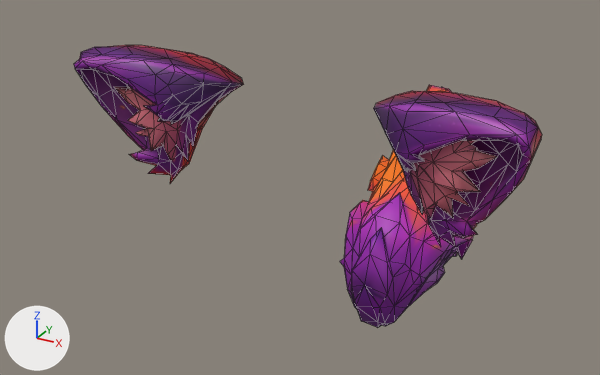
Two versions of the FBX model art/models/accessories/witch_cat/WitchCatWear.fbx, one commit apart.
Before and after are seen from a camera (50 mm lens) standing at (0.788, -1.419, 1.373) and looking at (-0.187, 0.355, 0.487). The axes (+X, +Y, +Z) are drawn at lower left. The lights are the same throughout. The older version comes first. Mesh edges are drawn as thin lines.

The first picture shows 'EarL', 'EarR', 'Tail'.
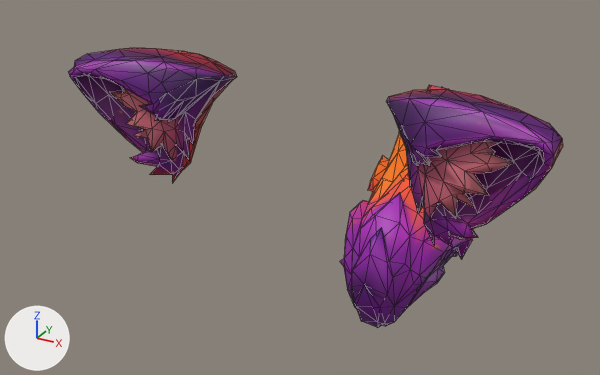
Patch to the scene script:
```diff
--- a/art/models/accessories/witch_cat/WitchCatWear.fbx.py
+++ b/art/models/accessories/witch_cat/WitchCatWear.fbx.py
@@ me_meshes_0__005 @@
 # used by ob_earl; location = (0.316, 0.005, 0.636)
-me_meshes_0__005.from_pydata(...)  # 185 vertices, 366 faces; spans x -0.158..0.19, y -0.122..0.085, z -0.026..0.294
+me_meshes_0__005.from_pydata(...)  # 185 vertices, 366 faces; spans x -0.129..0.227, y -0.083..0.102, z -0.025..0.283
+# me_meshes_0__005 part 2: 182 of 185 vertices moved; they spanned x -0.158..0.19, y -0.122..0.085, z -0.026..0.294 and now span x -0.129..0.227, y -0.083..0.102, z -0.025..0.283; mean shift (0.023, 0.025, -0.009); largest move (0.168, -0.087, 0.282) -> (0.212, -0.035, 0.255)
 me_meshes_0__005.materials.append(mat_tripo_material_308d39e6_c3f0_4fee_be32_d45081421319)
@@ me_meshes_0__002 @@
 # used by ob_earr; location = (-0.316, 0.005, 0.635)
-me_meshes_0__002.from_pydata(...)  # 186 vertices, 368 faces; spans x -0.191..0.161, y -0.117..0.087, z -0.031..0.295
+me_meshes_0__002.from_pydata(...)  # 186 vertices, 368 faces; spans x -0.215..0.139, y -0.117..0.087, z -0.03..0.289
+# me_meshes_0__002 part 1: 183 of 186 vertices moved; they spanned x -0.191..0.161, y -0.117..0.087, z -0.031..0.295 and now span x -0.215..0.139, y -0.117..0.087, z -0.03..0.289; mean shift (-0.016, 0.0, -0.006); largest move (-0.185, -0.081, 0.275) -> (-0.211, -0.081, 0.252)
 me_meshes_0__002.materials.append(mat_tripo_material_308d39e6_c3f0_4fee_be32_d45081421319)
@@ ob_earl @@
 ob_earl = bpy.data.objects.new('EarL', me_meshes_0__005)
-ob_earl.location = (0.316, 0.005, 0.636)
+ob_earl.location = (0.309, -0.003, 0.639)
@@ ob_earr @@
 ob_earr = bpy.data.objects.new('EarR', me_meshes_0__002)
-ob_earr.location = (-0.316, 0.005, 0.635)
+ob_earr.location = (-0.311, 0.005, 0.637)
```

Pixel boxes (x1, y1, x2, y2) of what changed, in the pictures (600 x 375 px):
'EarL', reshaped, moved: before (374, 91, 542, 247); after (386, 89, 563, 247)
'EarR', reshaped, moved: before (74, 45, 244, 183); after (69, 48, 237, 183)
